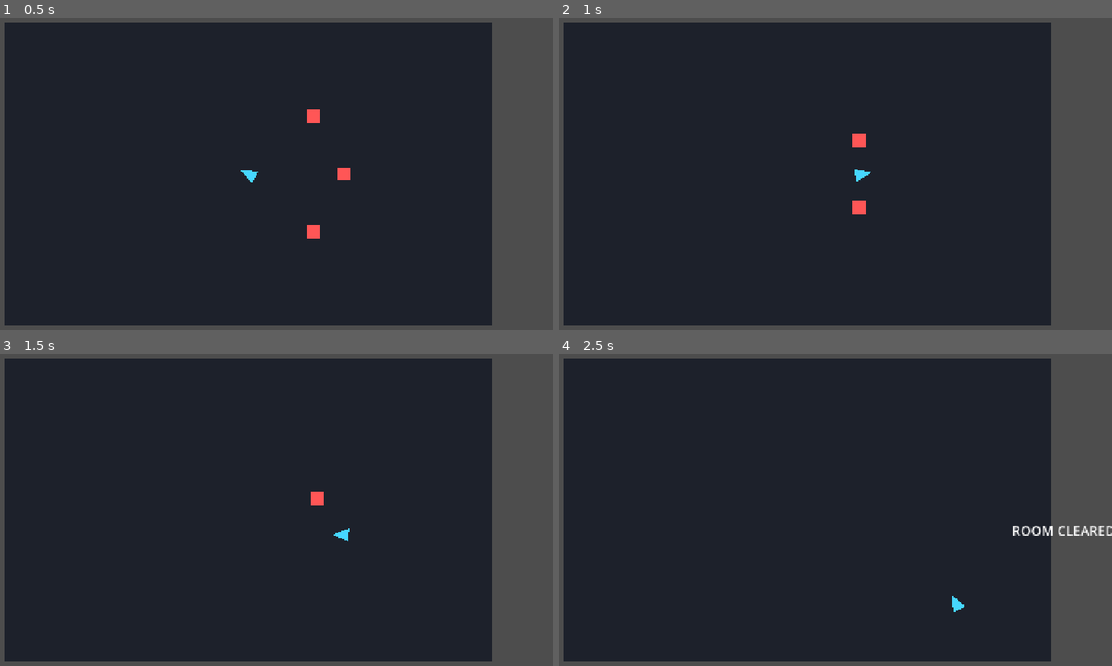
Above: before the commit, frames 1-4 (two rows, left to right).
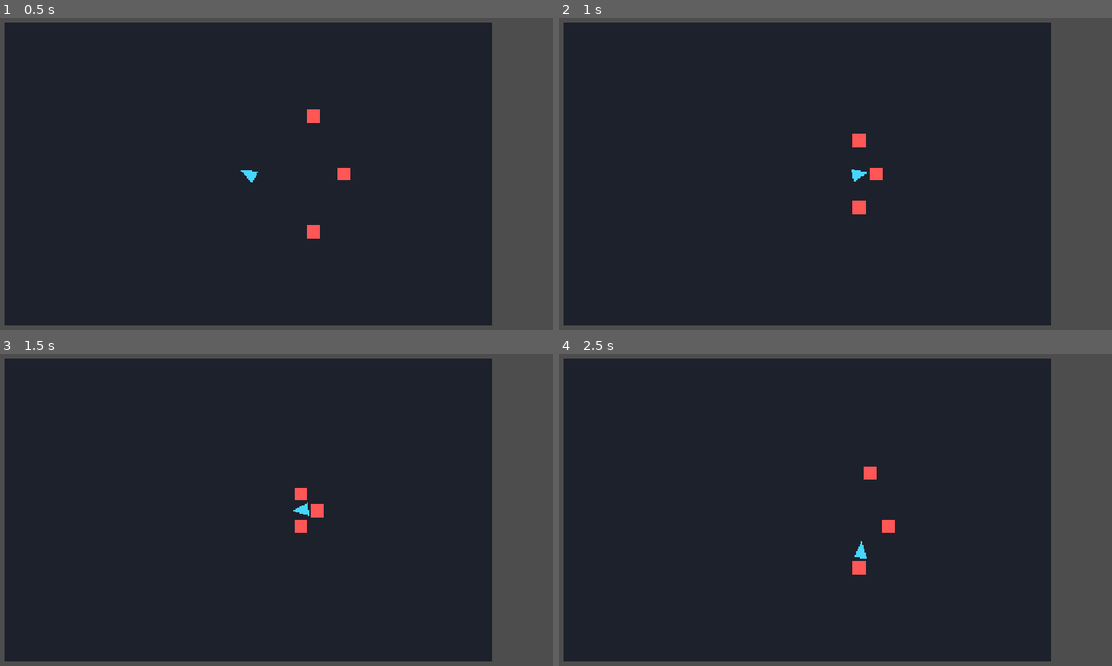
Above: after the commit, the same moments.

Repository: Dexter2099/GunMaxx
Game: Godot game, scene res://scenes/Main.tscn
Same seed, same stepped clock (60 frames per second), same inputs: the game is played once before the commit and once after it.
Inputs (mouse positions are in pixels of both pictures, inside the frame that each line leads up to):
- Up to frame 1 (0.5 s): no input
- Up to frame 2 (1 s): move the mouse to (940, 158) at 0.52 s; hold Right (ui_right) from 0.53 s (still down); click (940, 158) at 0.6 s
- Up to frame 3 (1.5 s): move the mouse to (127, 525) at 1.27 s; release Right (ui_right) at 1.28 s; hold Down (ui_down) from 1.28 s (still down); click (127, 525) at 1.35 s
- Up to frame 4 (2.5 s): move the mouse to (868, 435) at 2.02 s; release Down (ui_down) at 2.03 s; hold Right (ui_right) from 2.03 s (still down); click (868, 435) at 2.1 s

Frame 1 is identical in both runs. In frame 2, 0.1% of the frame differs, in the area x 52-59%, y 48-53%; in frame 3, 0.5%; in frame 4, 0.8%, in the area x 53-100%, y 36-83%.
Error after the commit: Parse Error: Function "add_collision_exception_with()" not found in base self. (res://scripts/bullet.gd:21)

Commit message:
Prevent bullets from hitting their shooter

Diff:
--- a/game/scripts/bullet.gd
+++ b/game/scripts/bullet.gd
@@ -5,16 +5,20 @@
 
 var direction: Vector2 = Vector2.RIGHT
 var lifetime_left: float = 0.0
+var shooter: Node2D = null
 
 func _ready() -> void:
 	lifetime_left = max_lifetime
 	body_entered.connect(_on_body_entered)
 	area_entered.connect(_on_area_entered)
 
-func setup(spawn_position: Vector2, travel_direction: Vector2) -> void:
+func setup(spawn_position: Vector2, travel_direction: Vector2, source: Node2D) -> void:
 	global_position = spawn_position
 	direction = travel_direction.normalized()
 	rotation = direction.angle()
+	shooter = source
+	if shooter != null:
+		add_collision_exception_with(shooter)
 
 func _physics_process(delta: float) -> void:
 	global_position += direction * speed * delta
@@ -23,9 +27,15 @@
 		queue_free()
 
 func _on_body_entered(body: Node) -> void:
+	if body == shooter:
+		return
+
 	if body.has_method("die"):
 		body.call("die")
 	queue_free()
 
-func _on_area_entered(_area: Area2D) -> void:
+func _on_area_entered(area: Area2D) -> void:
+	if area == shooter:
+		return
+
 	queue_free()
--- a/game/scripts/player.gd
+++ b/game/scripts/player.gd
@@ -4,7 +4,7 @@
 
 @export var move_speed: float = 260.0
 @export var fire_cooldown: float = 0.2
-@export var bullet_spawn_distance: float = 24.0
+@export var bullet_spawn_distance: float = 30.0
 @export var max_health: int = 5
 
 const BULLET_SCENE := preload("res://scenes/Bullet.tscn")
@@ -50,7 +50,7 @@
 
 	var bullet := BULLET_SCENE.instantiate()
 	var spawn_position := global_position + aim_direction * bullet_spawn_distance
-	bullet.setup(spawn_position, aim_direction)
+	bullet.setup(spawn_position, aim_direction, self)
 	get_tree().current_scene.add_child(bullet)
 
 func take_damage(amount: int) -> void:
